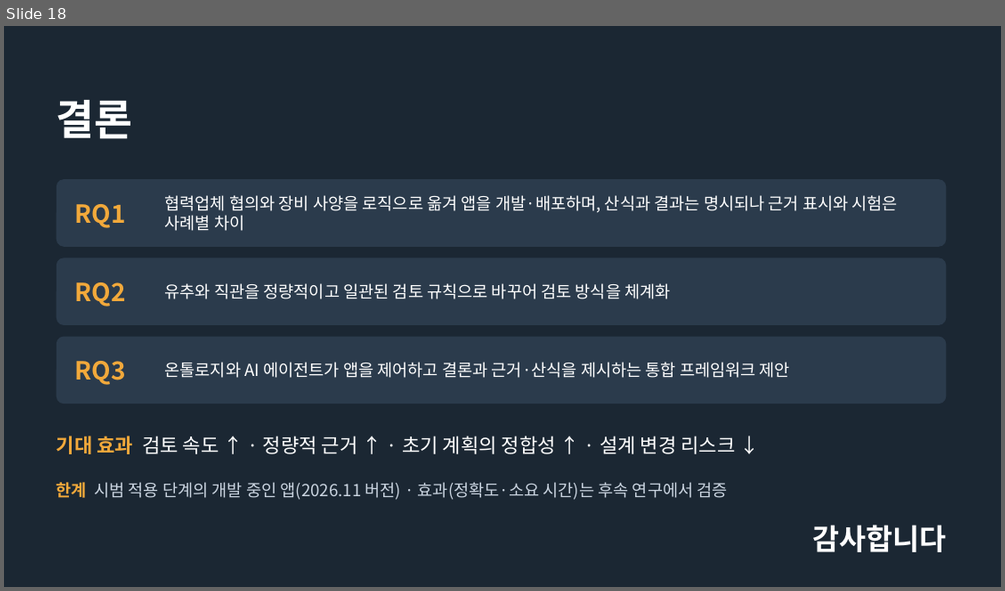
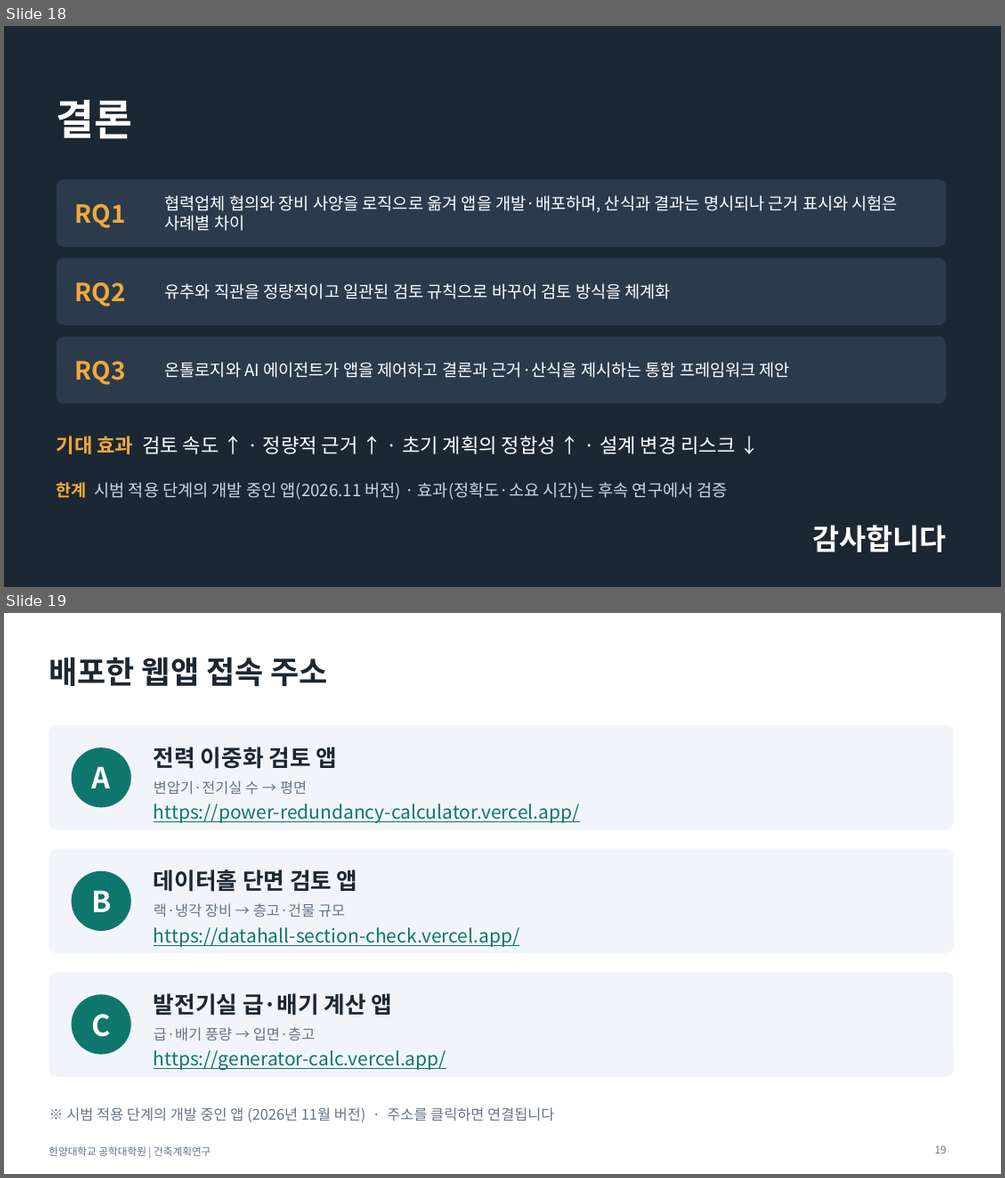
Before and after one commit to sangchuls/pango-gmp, a slide deck: research/final/발표자료_최종.pptx. Shown one above the other, each under a label of ours: slide 18 before the commit, slides 18 and 19 after it. The pictures are 1005x591 and 1005x1178 pixels, drawn with LibreOffice and Linux fonts; fonts in the diff are those of the drawing. Boxes give left, top, right and bottom in pixels: in the first picture for what was removed or moved away, otherwise in the second. Text is boxed around its words. In the diff, an @@ line names an element or a change of style, - is before the commit and + after.

```diff
--- a/research/final/발표자료_최종.pptx
+++ b/research/final/발표자료_최종.pptx
@@ slide 19 added at (x1=4, y1=613, x2=1001, y2=1174), background #FFFFFF @@
@@ title added at (x1=48, y1=657, x2=328, y2=686), 30 pt, text #1B2733, bold @@
+배포한 웹앱 접속 주소
@@ rounded rectangle added at (x1=48, y1=725, x2=954, y2=830), fill #F1F5F9 @@
@@ ellipse added at (x1=72, y1=747, x2=131, y2=807), fill #0F766E @@
@@ text added at (x1=92, y1=766, x2=111, y2=788), 28 pt, text #FFFFFF, bold @@
+A
@@ text added at (x1=154, y1=747, x2=337, y2=769), 22 pt, text #1B2733, bold @@
+전력 이중화 검토 앱
@@ text added at (x1=154, y1=780, x2=307, y2=794), 14 pt, text #64748B @@
+변압기·전기실 수 → 평면
@@ text added at (x1=154, y1=803, x2=580, y2=823), 18 pt, text #0F766E, underline @@
+https://power-redundancy-calculator.vercel.app/
@@ rounded rectangle added at (x1=48, y1=849, x2=954, y2=953), fill #F1F5F9 @@
@@ ellipse added at (x1=72, y1=871, x2=131, y2=931), fill #0F766E @@
@@ text added at (x1=154, y1=869, x2=358, y2=892), 22 pt, text #1B2733, bold @@
+데이터홀 단면 검토 앱
@@ text added at (x1=91, y1=890, x2=111, y2=912), 28 pt, text #FFFFFF, bold @@
+B
@@ text added at (x1=154, y1=903, x2=345, y2=916), 14 pt, text #64748B @@
+랙·냉각 장비 → 층고·건물 규모
@@ text added at (x1=154, y1=927, x2=519, y2=947), 18 pt, text #0F766E, underline @@
+https://datahall-section-check.vercel.app/
@@ rounded rectangle added at (x1=48, y1=972, x2=954, y2=1077), fill #F1F5F9 @@
@@ ellipse added at (x1=72, y1=995, x2=131, y2=1054), fill #0F766E @@
@@ text added at (x1=154, y1=993, x2=393, y2=1015), 22 pt, text #1B2733, bold @@
+발전기실 급·배기 계산 앱
@@ text added at (x1=91, y1=1013, x2=110, y2=1037), 28 pt, text #FFFFFF, bold @@
+C
@@ text added at (x1=154, y1=1027, x2=315, y2=1040), 14 pt, text #64748B @@
+급·배기 풍량 → 입면·층고
@@ text added at (x1=154, y1=1050, x2=446, y2=1070), 18 pt, text #0F766E, underline @@
+https://generator-calc.vercel.app/
@@ text added at (x1=66, y1=1107, x2=554, y2=1122), 14 pt, text #64748B @@
+※ 시범 적용 단계의 개발 중인 앱 (2026년 11월 버전) · 주소를 클릭하면 연결됩니다
@@ text added at (x1=48, y1=1146, x2=210, y2=1156), 10 pt, text #64748B @@
+한양대학교 공학대학원 | 건축계획연구
@@ page number added at (x1=935, y1=1145, x2=947, y2=1153), 10 pt, text #64748B @@
+19
```
Also in this commit, not shown: 7 other files.
